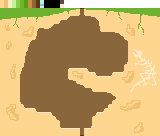
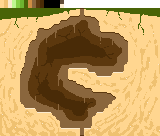
The second 160px x 136px image is a revision of the first. Changes to its layers:
painted on "Pasted Layer #1" over [24, 0, 44, 8]
hid "Layer" over [130, 49, 157, 92]
painted on "Pasted Layer" over [0, 8, 160, 136]
